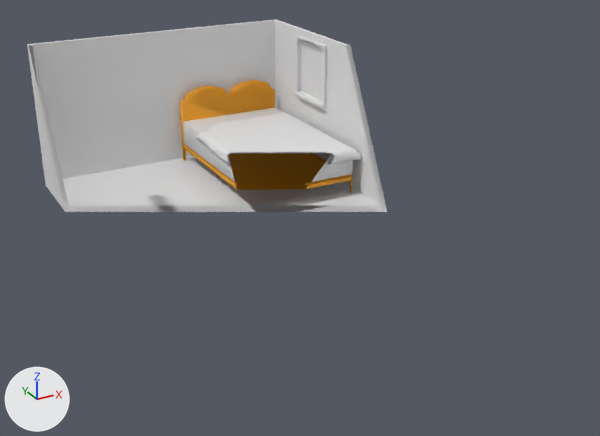
Two versions of the FBX model Assets/Game/Models/Enviroment Models/House Models/Room.fbx, one commit apart.
Camera for both pictures: a 50 mm lens placed at (-16.24, -19.42, 11.11), pointed at (-4.98, 1.04, 0.88). The axes (+X, +Y, +Z) are drawn at lower left. The lights are the same throughout. The picture after the commit comes second. Everything nearer to the camera than a plane just in front of the edit is cut away. Where no turn or scale is listed for an object, it has been applied to the vertices.

Names of what the first picture shows: 'Bed', 'Plane', 'Room', 'Window', 'Window_Pane'.
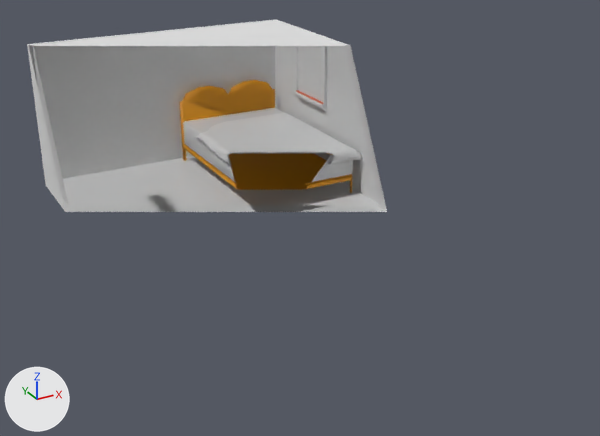
Where the change shows, as pixel boxes (x1, y1, x2, y2) in the pictures (600 x 436 px):
part 1 of me_cube_001, added
    after: (33, 21, 345, 46)

What the commit changed:
me_cube_001 is used by ob_room; location (-8.76, 0.0, 0.0).
Verts and faces of me_cube_001; kept vertices keep their numbers, new ones are numbered from 56.
me_cube_001 had 56 vertices, 46 faces and spanned x -1.9..7.7, y -5.6..10.1, z -0.1..5.1.
me_cube_001 now has 60 vertices, 47 faces and spans x -1.9..7.7, y -5.6..10.1, z -0.1..5.1.
Part 1, on me_cube_001:
New vertex 56 is at (-1.8, -5.4, 5.1).
New vertex 57 is at (-1.8, 10.0, 5.1), pixel (32, 45).
New vertex 58 is at (7.6, -5.4, 5.1).
New vertex 59 is at (7.6, 10.0, 5.1), pixel (274, 20).
New faces: (56, 57, 59, 58) (mat_material_002 (its picture is missing)).
